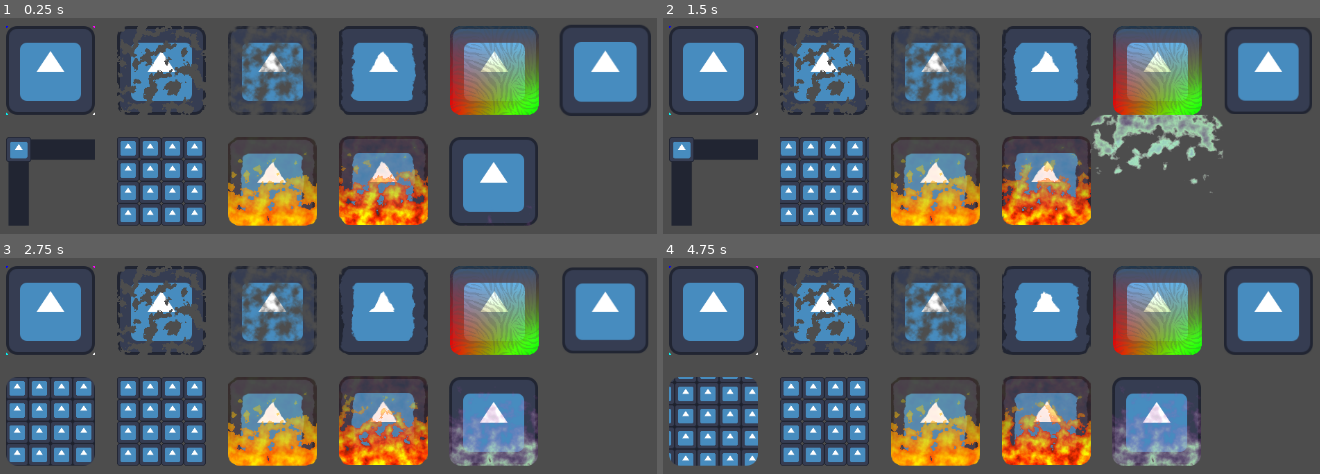
Above: before the commit, frames 1-4 (two rows, left to right).
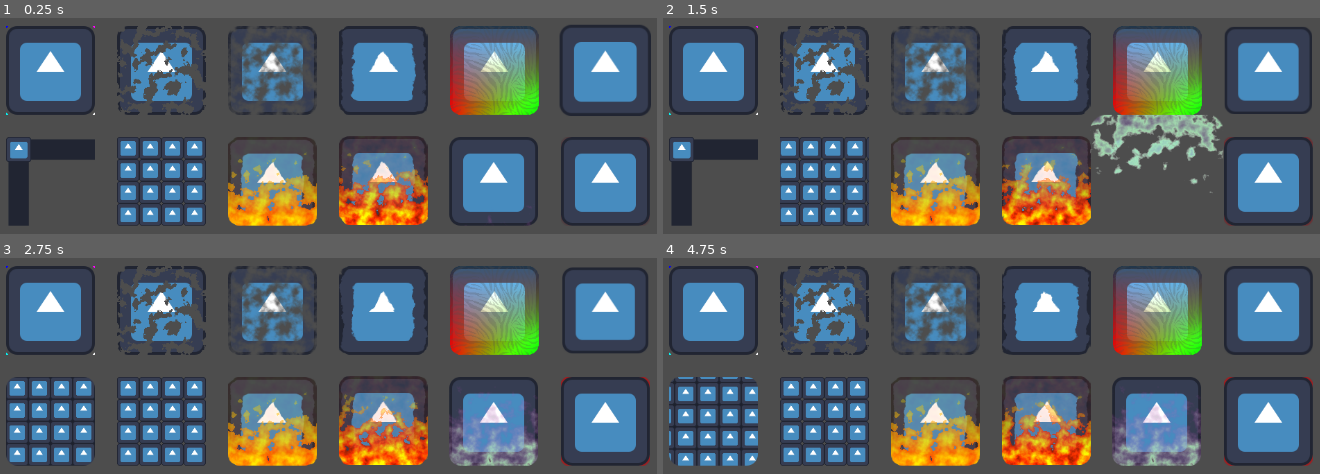
Above: after the commit, the same moments.

Repository: jeremyz/godot-stuff
Game: Godot game, scene res://01-basics/basics.tscn
Two runs of this game, one before a commit and one after it. Both use one fixed random seed, a clock stepped at 60 frames per second and the inputs below. The engine's default icon, where the game draws it, is replaced by a stand-in: a white triangle on a blue panel in a dark square.
Inputs:
- Up to frame 1 (0.25 s): no input
- Up to frame 2 (1.5 s): no input
- Up to frame 3 (2.75 s): no input
- Up to frame 4 (4.75 s): no input

The runs differ from the first frame. In frame 1, 3.2% of the frame differs, in the area x 85-99%, y 55-97%; in frame 2, 3.2%; in frame 3, 3.3%; in frame 4, 3.3%.

Commit message:
shaders : add outline

Diff:
--- /dev/null
+++ b/shaders/01-basics/12-outline.gdshader
@@ -0,0 +1,10 @@
+shader_type canvas_item;
+
+// uniform float progress: hint_range(0.0, 1.0) = 0.0;
+uniform vec3 outline_c: source_color = vec3(1.0, 0.0, 0.0);
+
+void fragment() {
+	float outer_a = texture(TEXTURE, UV * 0.975 + 0.0125).a;
+	// use COLOR.a instead of outer_a for inner outline
+	COLOR = mix(COLOR, vec4(outline_c, outer_a), mod(TIME, 1.0) * (1.0 - COLOR.a));
+}
--- a/shaders/01-basics/basics.tscn
+++ b/shaders/01-basics/basics.tscn
@@ -13,6 +13,7 @@
 [ext_resource type="Shader" uid="uid://c2ixxvw1q733" path="res://01-basics/09-fire.gdshader" id="11_rqia7"]
 [ext_resource type="Shader" uid="uid://bjrqq7ttrk71q" path="res://01-basics/10-animated-fire.gdshader" id="12_k5pt1"]
 [ext_resource type="Shader" uid="uid://f4osggryvdg0" path="res://01-basics/11-death.gdshader" id="13_2a5mt"]
+[ext_resource type="Shader" uid="uid://djy1k1orqegwx" path="res://01-basics/outline.gdshader" id="15_2x3oo"]
 [ext_resource type="Texture2D" uid="uid://ltn1eskxtmn7" path="res://godot.svg" id="14_ewuci"]
 
 [sub_resource type="ShaderMaterial" id="ShaderMaterial_qimbg"]
@@ -146,6 +147,10 @@
 shader_parameter/noise = SubResource("NoiseTexture2D_r5iyo")
 shader_parameter/gradient = SubResource("GradientTexture1D_nkl6a")
 
+[sub_resource type="ShaderMaterial" id="ShaderMaterial_jt700"]
+shader = ExtResource("15_2x3oo")
+shader_parameter/outline_c = Color(1, 0, 0, 1)
+
 [node name="Basics" type="Node2D"]
 
 [node name="01-Data" type="Sprite2D" parent="."]
@@ -202,3 +207,8 @@
 material = SubResource("ShaderMaterial_fgyoa")
 position = Vector2(719, 240)
 texture = ExtResource("14_ewuci")
+
+[node name="12-Outline" type="Sprite2D" parent="."]
+material = SubResource("ShaderMaterial_jt700")
+position = Vector2(880, 240)
+texture = ExtResource("14_ewuci")
Not shown, added: shaders/01-basics/12-outline.gdshader.uid
